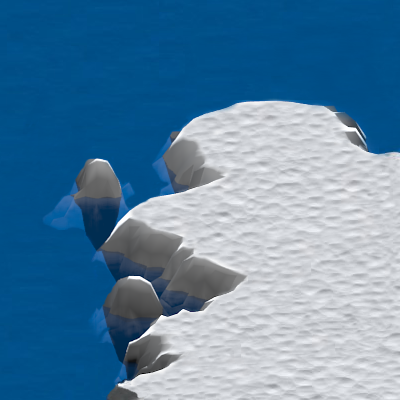
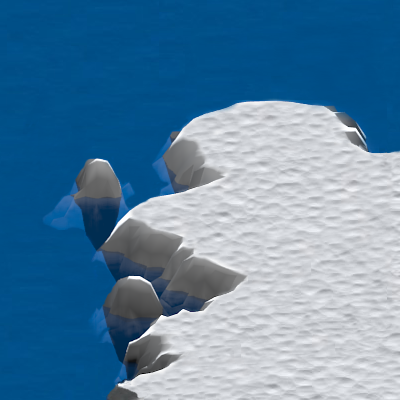
Comparing the layer stacks of the two 400px x 400px images. Changes:
painted on "Pasted Layer" over [355, 100, 400, 300]
